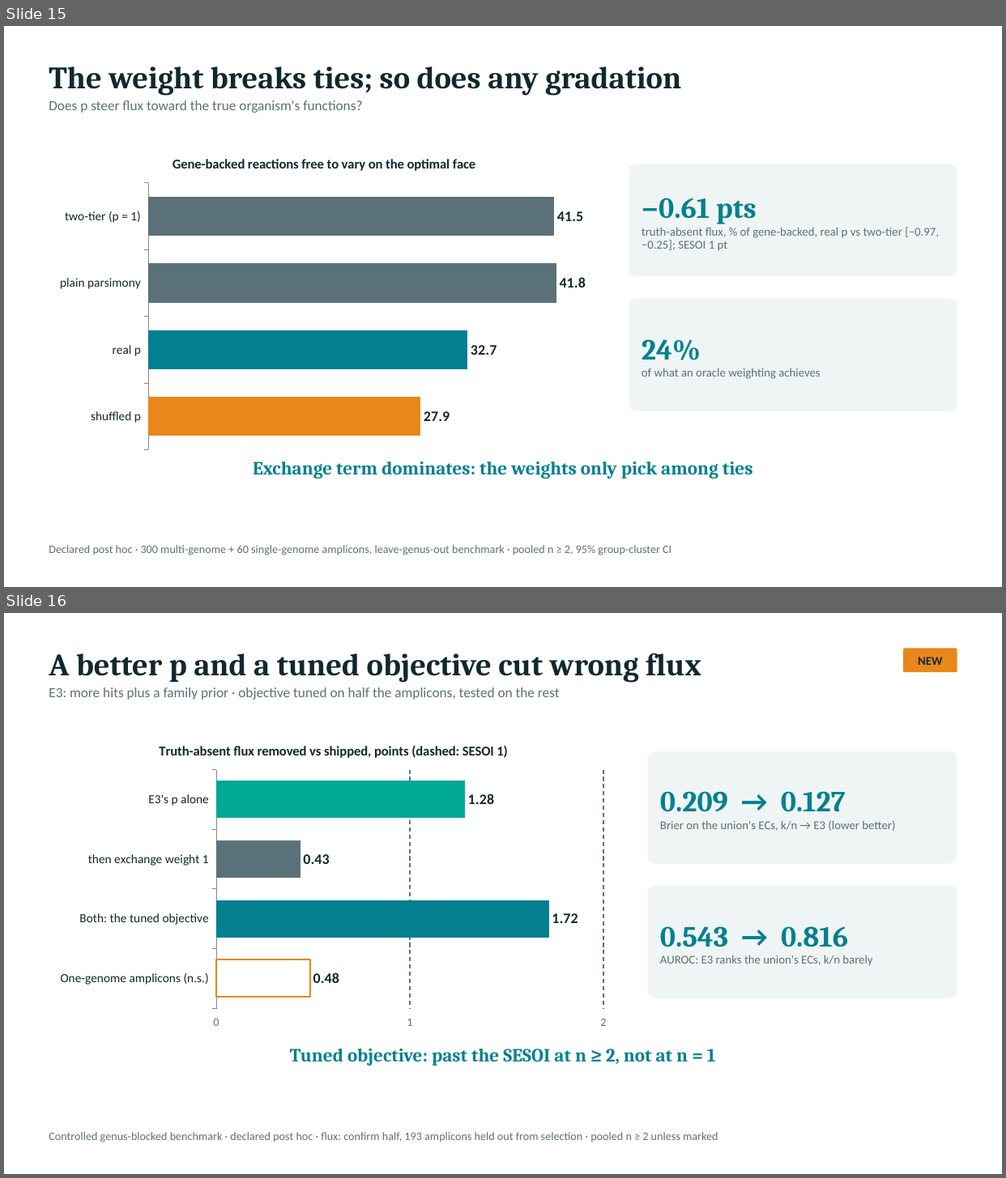
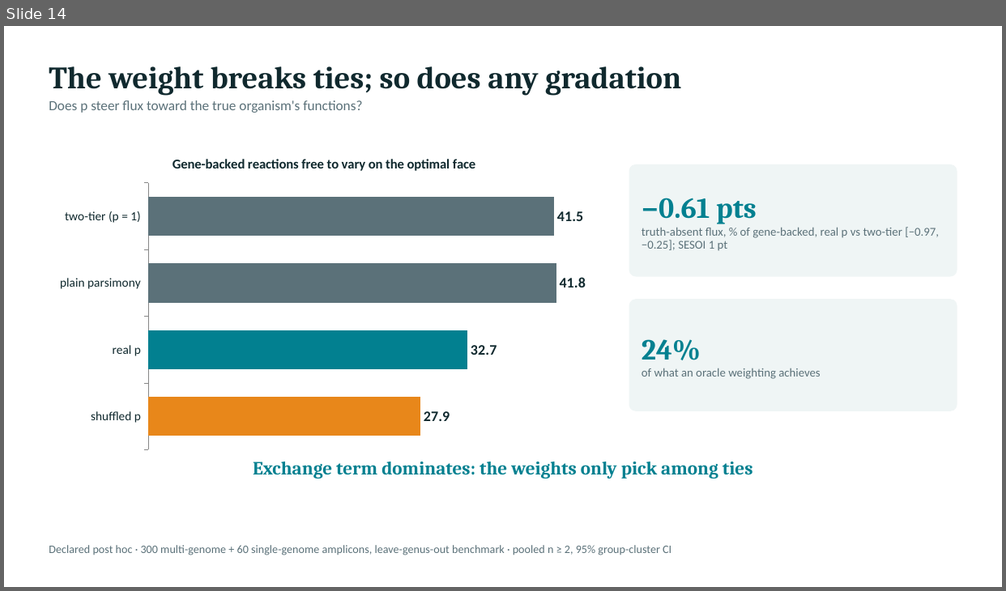
Before and after one commit to freiburgermsu/prFBA, a slide deck: presentations/prFBA_condensed_2026-10.pptx. Shown one above the other, each under a label of ours: slides 15 and 16 before the commit, slide 14 after it. The pictures are 1006x1178 and 1006x591 pixels, drawn with LibreOffice and Linux fonts; fonts in the diff are those of the drawing. Boxes give left, top, right and bottom in pixels: in the first picture for what was removed or moved away, otherwise in the second. Text is boxed around its words. In the diff, an @@ line names an element or a change of style, - is before the commit and + after.

```diff
--- a/presentations/prFBA_condensed_2026-10.pptx
+++ b/presentations/prFBA_condensed_2026-10.pptx
@@ slide 16 removed at bbox=[4, 613, 1002, 1174], background #FFFFFF @@
@@ text removed at bbox=[49, 653, 701, 700] @@
-A better p and a tuned objective cut wrong flux
-E3: more hits plus a family prior · objective tuned on half the amplicons, tested on the rest
@@ rounded rectangle removed at bbox=[903, 648, 957, 672] @@
-NEW
@@ bar chart removed at bbox=[49, 729, 618, 1036] @@
-title "Truth-absent flux removed vs shipped, points (dashed: SESOI 1)"
-categories: One-genome amplicons (n.s.), Both: the tuned objective, then exchange weight 1, E3's p alone
-Series 1: 0.48, 1.72, 0.43, 1.28
@@ rounded rectangle removed at bbox=[648, 752, 957, 864] @@
-0.209 → 0.127
-Brier on the union's ECs, k/n → E3 (lower better)
@@ rounded rectangle removed at bbox=[648, 886, 957, 999] @@
-0.543 → 0.816
-AUROC: E3 ranks the union's ECs, k/n barely
@@ text removed at bbox=[290, 1049, 716, 1066] @@
-Tuned objective: past the SESOI at n ≥ 2, not at n = 1
@@ text removed at bbox=[49, 1132, 718, 1143] @@
-Controlled genus-blocked benchmark · declared post hoc · flux: confirm half, 193 amplicons held out from selection · pooled n ≥ 2 unless marked
@@ what was slide 15 is now slide 14 @@
```
Also in this commit, not shown: 2 slides changed, 2 other slides removed, 5 other files.
